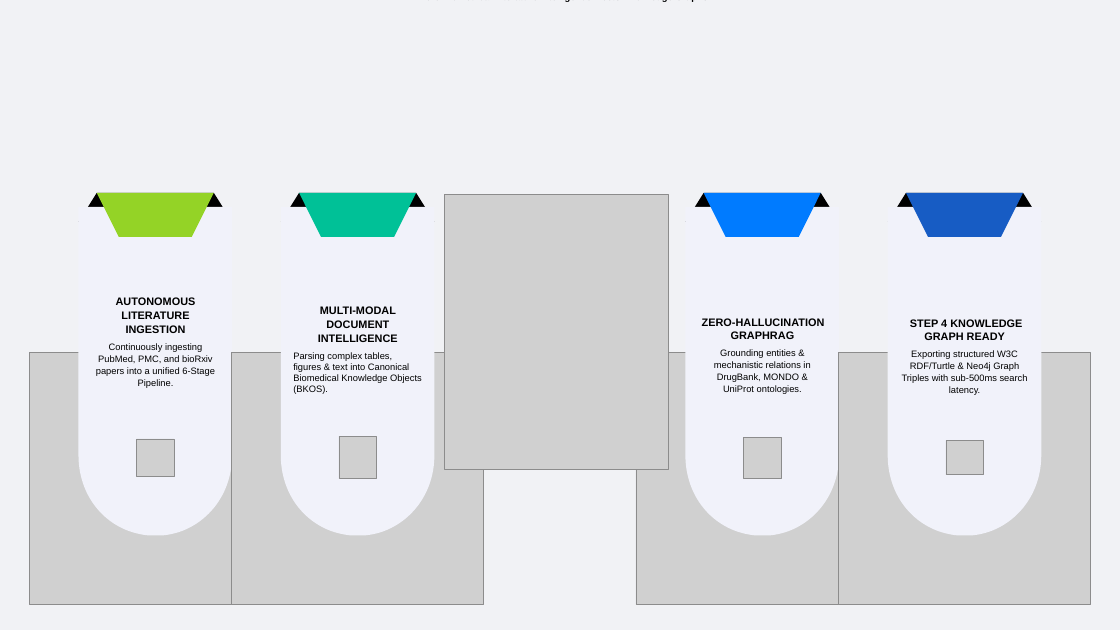
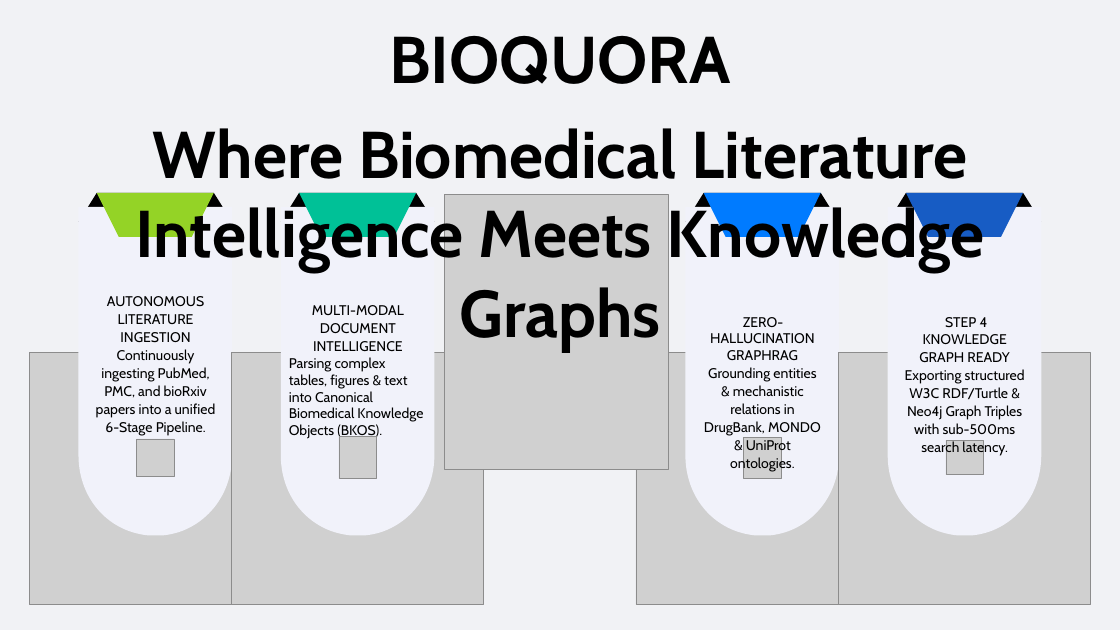
Before and after one commit to StoneSpectre/BIOQUORA, a slide deck: slide 2 of Investors Pitch Deck (Optimized).pptx. Drawn at 1120x630 pixels with LibreOffice and Linux fonts; fonts in the diff are those of the drawing; grey boxes stand for pictures. Boxes give left, top, right and bottom in pixels: in the first picture for what was removed or moved away, otherwise in the second. Text is boxed around its words. In the diff, an @@ line names an element or a change of style, - is before the commit and + after.

Commit message:
feat: scan original PPT font families (Tahoma, Verdana, Roboto, Lucida Sans Unicode, Arial Black) and apply exact style preserving edit

```diff
--- a/Investors Pitch Deck (Optimized).pptx
+++ b/Investors Pitch Deck (Optimized).pptx
@@ title "BIOQUORA" at (x1=136, y1=35, x2=985, y2=351): size 14 to 85 pt, text colour #000000 to none in "BIOQUORA"; font Arial to Cabin; size 12 to 85 pt in "Where Biomedical Literature Intelligence Meets Knowledge Gra ..."; less space between paragraphs; more space between paragraphs @@
@@ text "AUTONOMOUS LITERATURE INGESTION" at (x1=96, y1=296, x2=216, y2=436): size 14 to 18 pt, text colour #000000 to none, bold off in "AUTONOMOUS LITERATURE INGESTION"; font Arial to Cabin; size 12 to 18 pt in "Continuously ingesting PubMed, PMC, and bioRxiv papers ..."; less space between paragraphs @@
@@ text "MULTI-MODAL DOCUMENT INTELLIGENCE" at (x1=289, y1=305, x2=423, y2=439): size 14 to 18 pt, text colour #000000 to none, bold off in "MULTI-MODAL DOCUMENT INTELLIGENCE"; font Arial to Cabin; size 12 to 18 pt in "Parsing complex tables, figures & text into ..."; less space between paragraphs @@
@@ text "ZERO-HALLUCINATION GRAPHRAG" at (x1=704, y1=317, x2=821, y2=472): size 14 to 18 pt, text colour #000000 to none, bold off in "ZERO-HALLUCINATION GRAPHRAG"; font Arial to Cabin; size 12 to 18 pt in "Grounding entities & mechanistic relations in DrugBank, ..."; less space between paragraphs @@
@@ text "STEP 4 KNOWLEDGE GRAPH READY" at (x1=905, y1=317, x2=1025, y2=456): size 14 to 18 pt, text colour #000000 to none, bold off in "STEP 4 KNOWLEDGE GRAPH READY"; font Arial to Cabin; size 12 to 18 pt in "Exporting structured W3C RDF/Turtle & Neo4j Graph ..."; less space between paragraphs @@
```
Also in this commit, not shown: 7 other slides changed, 2 other files.
